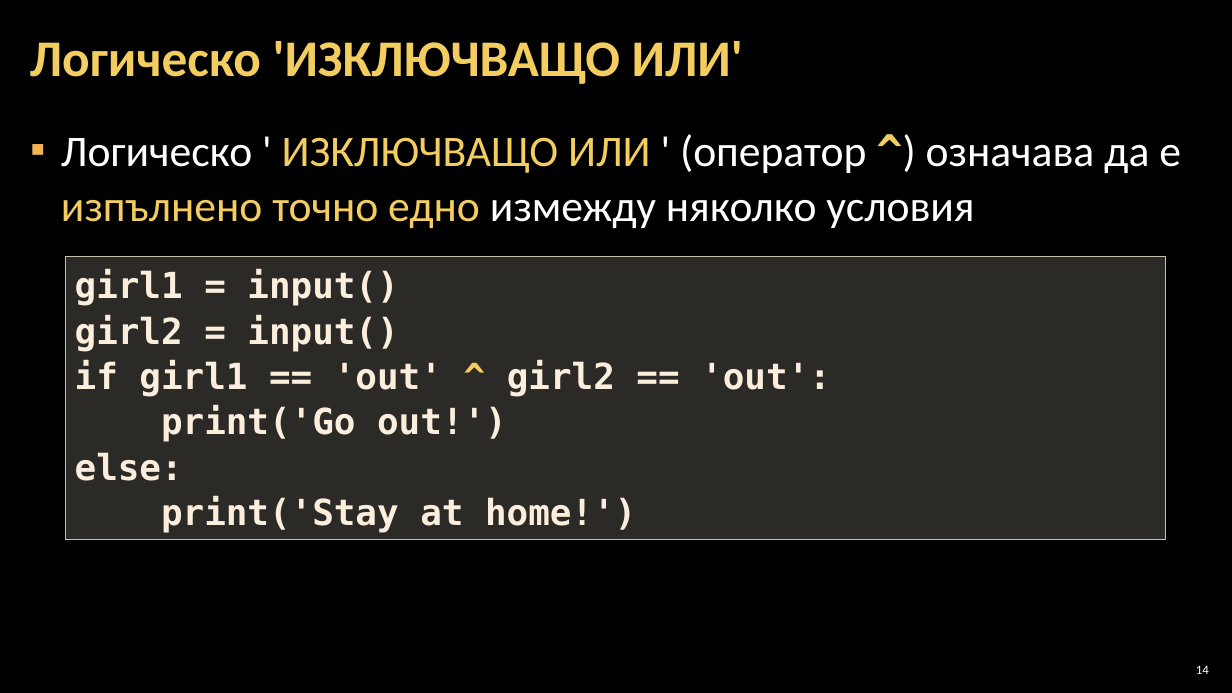
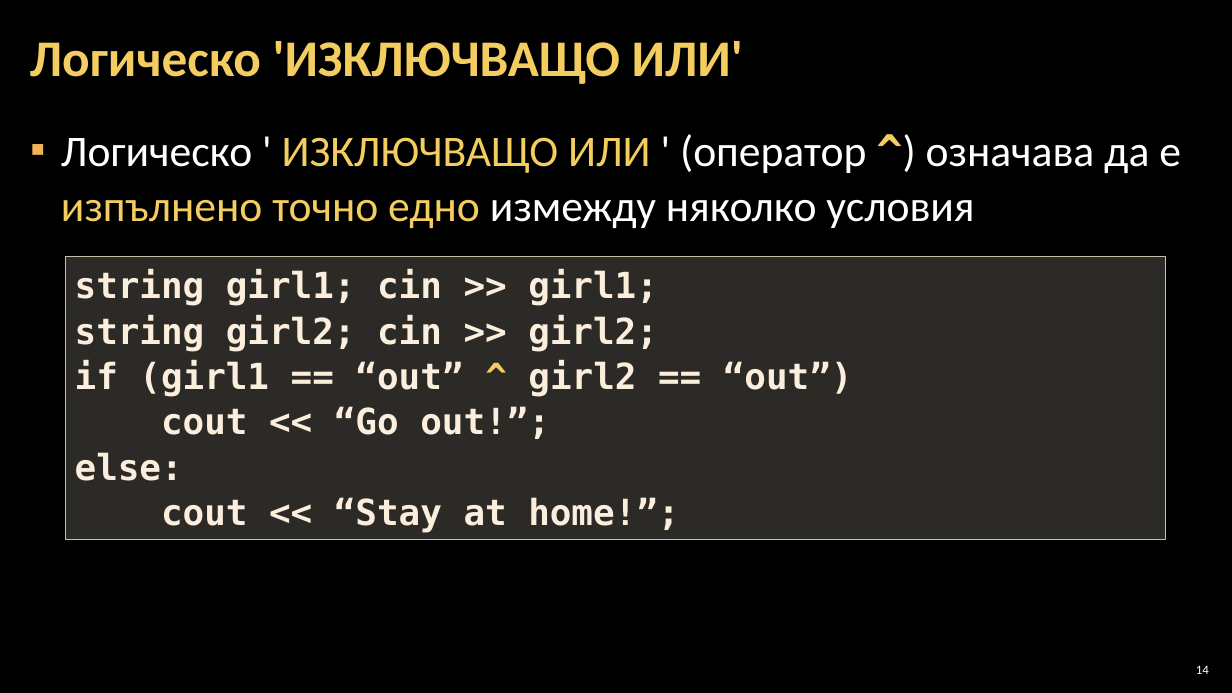
Before and after one commit to Software-University/C-plus-plus, a slide deck: slide 14 of 4. Complex-Conditions/4. Complex-Conditions.pptx. Drawn at 1232x693 pixels with LibreOffice and Linux fonts; fonts in the diff are those of the drawing; background and template pictures are left out. Boxes give left, top, right and bottom in pixels: in the first picture for what was removed or moved away, otherwise in the second. Text is boxed around its words. In the diff, an @@ line names an element or a change of style, - is before the commit and + after.

```diff
--- a/4. Complex-Conditions/4. Complex-Conditions.pptx
+++ b/4. Complex-Conditions/4. Complex-Conditions.pptx
@@ text in rectangle at box(75, 269, 853, 439): text changed @@
-girl1 = input()
-girl2 = input()
-if girl1 == 'out' ^ girl2 == 'out':
-print('Go out!')
+string girl1; cin >> girl1;
+string girl2; cin >> girl2;
+if (girl1 == “out” ^ girl2 == “out”)
+cout << “Go out!”;
@@ text in rectangle at box(161, 497, 679, 533): text changed @@
-print('Stay at home!')
+cout << “Stay at home!”;
```
Also in this commit, not shown: 13 other slides changed.
